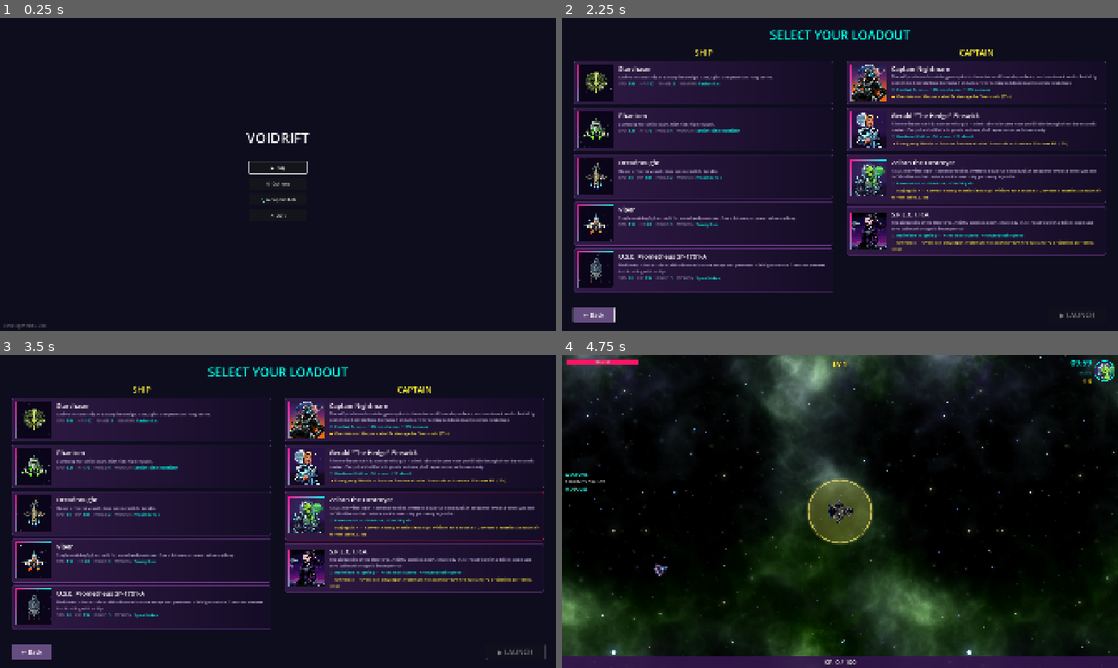
Above: before the commit, frames 1-4 (two rows, left to right).
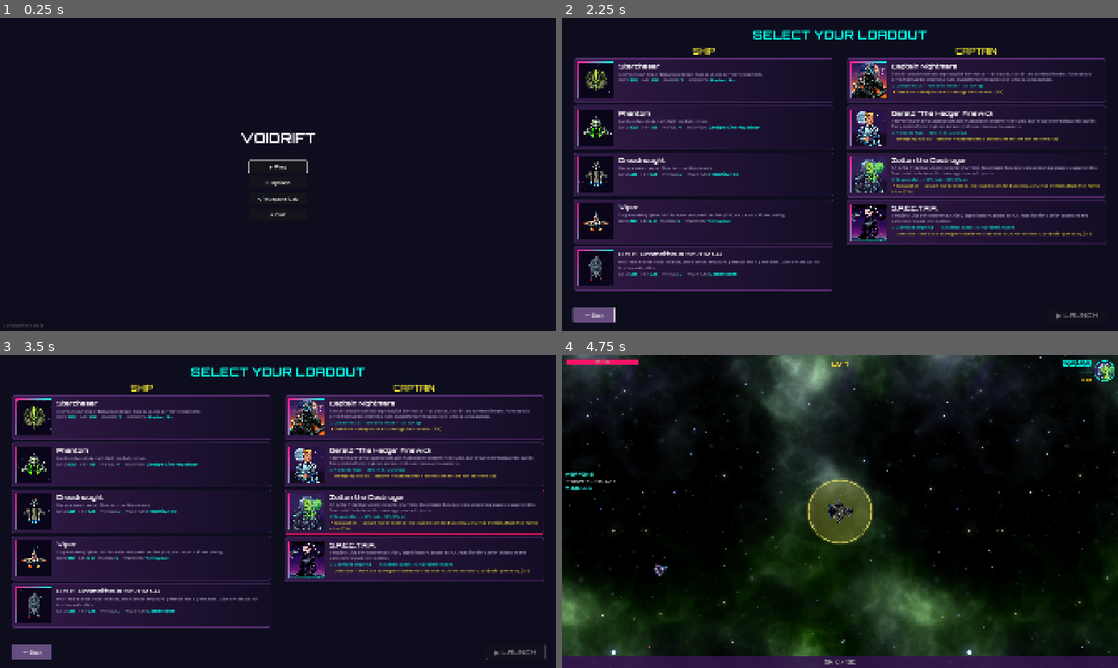
Above: after the commit, the same moments.

Repository: chalkbluffone/voidrift
Game: Godot game, scene res://scenes/ui/main_menu.tscn
Same seed, same stepped clock (60 frames per second), same inputs: the game is played once before the commit and once after it.
Inputs (mouse positions are in pixels of both pictures, inside the frame that each line leads up to):
- Up to frame 1 (0.25 s): no input
- Up to frame 2 (2.25 s): click "▶ Play" at 0.5 s; click "← Back" at 1.25 s; click "▶ Play" at 2 s
- Up to frame 3 (3.5 s): move the mouse to (400, 495) at 2.77 s; hold Right (ui_right) from 2.78 s (still down); hold Q (captain_ability) from 2.78 s (still down); click (400, 495) at 2.92 s
- Up to frame 4 (4.75 s): release Right (ui_right) at 3.5 s; release Q (captain_ability) at 3.5 s; tap Enter (ui_accept) at 3.5 s; drag from (728, 527) to (812, 574) at 3.52 s; click "▶ LAUNCH" at 4.25 s

The runs differ from the first frame. In frame 1, 0.6% of the frame differs, in the area x 1-57%, y 36-100%; in frame 2, 21%; in frame 3, 22%, in the area x 2-98%, y 3-97%; in frame 4, 0.4%.

Commit message:
optimizations, fonts, captain and ship images

Diff:
--- /dev/null
+++ b/assets/default_theme.tres
@@ -0,0 +1,7 @@
+[gd_resource type="Theme" load_steps=2 format=3]
+
+[ext_resource type="FontFile" path="res://assets/fonts/Exo2-Regular.ttf" id="1"]
+
+[resource]
+default_font = ExtResource("1")
+default_font_size = 16
--- a/project.godot
+++ b/project.godot
@@ -38,6 +38,10 @@
 window/size/initial_position_type=3
 window/stretch/mode="canvas_items"
 window/stretch/aspect="expand"
+
+[gui]
+
+theme/custom="res://assets/default_theme.tres"
 
 [input]
 
--- a/scenes/ui/main_menu.tscn
+++ b/scenes/ui/main_menu.tscn
@@ -1,6 +1,7 @@
-[gd_scene load_steps=2 format=3 uid="uid://dmainmenu00001"]
+[gd_scene load_steps=3 format=3 uid="uid://dmainmenu00001"]
 
 [ext_resource type="Script" path="res://scripts/ui/main_menu.gd" id="1_menu"]
+[ext_resource type="FontFile" path="res://assets/fonts/Orbitron-Bold.ttf" id="2_orbitron"]
 
 [node name="MainMenu" type="Control"]
 layout_mode = 3
@@ -37,6 +38,7 @@
 
 [node name="TitleLabel" type="Label" parent="VBoxContainer"]
 layout_mode = 2
+theme_override_fonts/font = ExtResource("2_orbitron")
 theme_override_font_sizes/font_size = 48
 text = "VOIDRIFT"
 horizontal_alignment = 1
@@ -49,24 +51,28 @@
 custom_minimum_size = Vector2(200, 40)
 layout_mode = 2
 size_flags_horizontal = 4
+theme_override_fonts/font = ExtResource("2_orbitron")
 text = "▶ Play"
 
 [node name="OptionsButton" type="Button" parent="VBoxContainer"]
 custom_minimum_size = Vector2(200, 40)
 layout_mode = 2
 size_flags_horizontal = 4
+theme_override_fonts/font = ExtResource("2_orbitron")
 text = "⚙ Options"
 
 [node name="WeaponsLabButton" type="Button" parent="VBoxContainer"]
 custom_minimum_size = Vector2(200, 40)
 layout_mode = 2
 size_flags_horizontal = 4
+theme_override_fonts/font = ExtResource("2_orbitron")
 text = "🔧 Weapons Lab"
 
 [node name="QuitButton" type="Button" parent="VBoxContainer"]
 custom_minimum_size = Vector2(200, 40)
 layout_mode = 2
 size_flags_horizontal = 4
+theme_override_fonts/font = ExtResource("2_orbitron")
 text = "✕ Quit"
 
 [node name="VersionLabel" type="Label" parent="."]
--- a/scenes/ui/options_menu.tscn
+++ b/scenes/ui/options_menu.tscn
@@ -1,6 +1,7 @@
-[gd_scene load_steps=2 format=3 uid="uid://options_menu_001"]
+[gd_scene load_steps=3 format=3 uid="uid://options_menu_001"]
 
 [ext_resource type="Script" path="res://scripts/ui/options_menu.gd" id="1_options"]
+[ext_resource type="FontFile" path="res://assets/fonts/Orbitron-Bold.ttf" id="2_orbitron"]
 
 [node name="OptionsMenu" type="Control"]
 layout_mode = 3
@@ -40,6 +41,7 @@
 
 [node name="Title" type="Label" parent="Panel/VBoxContainer"]
 layout_mode = 2
+theme_override_fonts/font = ExtResource("2_orbitron")
 theme_override_font_sizes/font_size = 28
 text = "OPTIONS"
 horizontal_alignment = 1
--- a/scenes/ui/pause_menu.tscn
+++ b/scenes/ui/pause_menu.tscn
@@ -1,6 +1,7 @@
-[gd_scene load_steps=2 format=3 uid="uid://dpausemenu00001"]
+[gd_scene load_steps=3 format=3 uid="uid://dpausemenu00001"]
 
 [ext_resource type="Script" path="res://scripts/ui/pause_menu.gd" id="1_pause"]
+[ext_resource type="FontFile" path="res://assets/fonts/Orbitron-Bold.ttf" id="2_orbitron"]
 
 [node name="PauseMenu" type="CanvasLayer"]
 layer = 100
@@ -34,6 +35,7 @@
 
 [node name="PausedLabel" type="Label" parent="Panel/VBoxContainer"]
 layout_mode = 2
+theme_override_fonts/font = ExtResource("2_orbitron")
 theme_override_font_sizes/font_size = 32
 text = "PAUSED"
 horizontal_alignment = 1
@@ -96,6 +98,7 @@
 
 [node name="Title" type="Label" parent="OptionsContainer/Panel/VBoxContainer"]
 layout_mode = 2
+theme_override_fonts/font = ExtResource("2_orbitron")
 theme_override_font_sizes/font_size = 24
 text = "OPTIONS"
 horizontal_alignment = 1
--- a/scenes/ui/ship_select.tscn
+++ b/scenes/ui/ship_select.tscn
@@ -1,6 +1,7 @@
-[gd_scene load_steps=2 format=3 uid="uid://dshipselect00001"]
+[gd_scene load_steps=3 format=3 uid="uid://dshipselect00001"]
 
 [ext_resource type="Script" path="res://scripts/ui/ship_select.gd" id="1_script"]
+[ext_resource type="FontFile" path="res://assets/fonts/Orbitron-Bold.ttf" id="2_orbitron"]
 
 [node name="ShipSelect" type="Control"]
 layout_mode = 3
@@ -39,6 +40,7 @@
 [node name="TitleLabel" type="Label" parent="MarginContainer/VBoxContainer"]
 layout_mode = 2
 theme_override_colors/font_color = Color(0, 1, 0.9, 1)
+theme_override_fonts/font = ExtResource("2_orbitron")
 theme_override_font_sizes/font_size = 42
 text = "SELECT YOUR LOADOUT"
 horizontal_alignment = 1
@@ -57,6 +59,7 @@
 [node name="ShipHeader" type="Label" parent="MarginContainer/VBoxContainer/ContentRow/ShipColumn"]
 layout_mode = 2
 theme_override_colors/font_color = Color(1, 0.95, 0.2, 1)
+theme_override_fonts/font = ExtResource("2_orbitron")
 theme_override_font_sizes/font_size = 28
 text = "SHIP"
 horizontal_alignment = 1
@@ -84,6 +87,7 @@
 [node name="CaptainHeader" type="Label" parent="MarginContainer/VBoxContainer/ContentRow/CaptainColumn"]
 layout_mode = 2
 theme_override_colors/font_color = Color(1, 0.95, 0.2, 1)
+theme_override_fonts/font = ExtResource("2_orbitron")
 theme_override_font_sizes/font_size = 28
 text = "CAPTAIN"
 horizontal_alignment = 1
@@ -115,5 +119,6 @@
 [node name="LaunchButton" type="Button" parent="MarginContainer/VBoxContainer/BottomBar"]
 custom_minimum_size = Vector2(200, 50)
 layout_mode = 2
+theme_override_fonts/font = ExtResource("2_orbitron")
 theme_override_font_sizes/font_size = 24
 text = "▶ LAUNCH"
--- a/scripts/ui/game_over.gd
+++ b/scripts/ui/game_over.gd
@@ -11,6 +11,8 @@
 @onready var stardust_label: Label = $VBoxContainer/StatsContainer/StardustLabel
 @onready var retry_button: Button = $VBoxContainer/ButtonsContainer/RetryButton
 @onready var main_menu_button: Button = $VBoxContainer/ButtonsContainer/MainMenuButton
+
+const FONT_HEADER: Font = preload("res://assets/fonts/Orbitron-Bold.ttf")
 
 @onready var RunManager: Node = get_node("/root/RunManager")
 @onready var FileLogger: Node = get_node_or_null("/root/FileLogger")
@@ -65,6 +67,7 @@
 
 func _apply_synthwave_theme() -> void:
 	# Title
+	game_over_label.add_theme_font_override("font", FONT_HEADER)
 	game_over_label.add_theme_font_size_override("font_size", 48)
 	game_over_label.add_theme_color_override("font_outline_color", Color(0.4, 0, 0.1, 1.0))
 	game_over_label.add_theme_constant_override("outline_size", 4)
@@ -76,6 +79,7 @@
 
 	# Buttons - synthwave style
 	for button: Button in [retry_button, main_menu_button]:
+		button.add_theme_font_override("font", FONT_HEADER)
 		button.add_theme_font_size_override("font_size", 22)
 
 
--- a/scripts/ui/hud.gd
+++ b/scripts/ui/hud.gd
@@ -44,6 +44,8 @@
 const COLOR_LEVEL_GLOW: Color = Color(1.0, 0.4, 0.8, 1.0)  # Pink glow for level up
 const COLOR_CREDITS: Color = Color(1.0, 0.85, 0.1, 1.0)  # Gold for credits
 const COLOR_WEAPONS: Color = Color(0.2, 1.0, 0.9, 1.0)  # Cyan-ish
+
+const FONT_HEADER: Font = preload("res://assets/fonts/Orbitron-Bold.ttf")
 
 
 func _ready() -> void:
@@ -107,6 +109,7 @@
 	xp_bar.add_theme_stylebox_override("background", xp_bg)
 
 	# Timer - Cyan
+	timer_label.add_theme_font_override("font", FONT_HEADER)
 	timer_label.add_theme_color_override("font_color", COLOR_TIMER)
 	timer_label.add_theme_color_override("font_outline_color", Color(0, 0.3, 0.4, 1.0))
 	timer_label.add_theme_constant_override("outline_size", 2)
@@ -115,18 +118,22 @@
 	fps_label.add_theme_color_override("font_color", Color(0.0, 0.7, 0.6, 0.7))
 
 	# Level - Neon yellow with glow effect
+	level_label.add_theme_font_override("font", FONT_HEADER)
 	level_label.add_theme_color_override("font_color", COLOR_LEVEL)
 	level_label.add_theme_color_override("font_outline_color", Color(1.0, 0.5, 0.0, 0.8))
 	level_label.add_theme_constant_override("outline_size", 3)
 	_level_base_scale = level_label.scale
 
 	# Credits - Gold
+	credits_label.add_theme_font_override("font", FONT_HEADER)
 	credits_label.add_theme_color_override("font_color", COLOR_CREDITS)
 
 	# Weapons panel
+	weapons_title.add_theme_font_override("font", FONT_HEADER)
 	weapons_title.add_theme_color_override("font_color", COLOR_WEAPONS)
 	weapons_title.add_theme_color_override("font_outline_color", Color(0, 0.25, 0.3, 1.0))
 	weapons_title.add_theme_constant_override("outline_size", 2)
+	modules_title.add_theme_font_override("font", FONT_HEADER)
 	modules_title.add_theme_color_override("font_color", COLOR_WEAPONS)
 	modules_title.add_theme_color_override("font_outline_color", Color(0, 0.25, 0.3, 1.0))
 	modules_title.add_theme_constant_override("outline_size", 2)
@@ -396,6 +403,7 @@
 		label.add_theme_color_override("font_color", Color(1, 1, 1, 0.95))
 		label.add_theme_color_override("font_outline_color", Color(0, 0, 0, 0.8))
 		label.add_theme_constant_override("outline_size", 2)
+		label.add_theme_font_override("font", FONT_HEADER)
 		label.add_theme_font_size_override("font_size", 14)
 		label.tooltip_text = "%s (LV %d)" % [id, level]
 		weapons_list.add_child(label)
@@ -442,6 +450,7 @@
 		label.add_theme_color_override("font_color", Color(1, 1, 1, 0.90))
 		label.add_theme_color_override("font_outline_color", Color(0, 0, 0, 0.8))
 		label.add_theme_constant_override("outline_size", 2)
+		label.add_theme_font_override("font", FONT_HEADER)
 		label.add_theme_font_size_override("font_size", 13)
 		label.tooltip_text = "%s (LV %d)" % [id, level]
 		modules_list.add_child(label)
--- a/scripts/ui/level_up.gd
+++ b/scripts/ui/level_up.gd
@@ -17,6 +17,8 @@
 const COLOR_PANEL_BORDER: Color = Color(1.0, 0.08, 0.4, 1.0)  # Hot pink
 const COLOR_BUTTON: Color = Color(0.67, 0.2, 0.95, 1.0)       # Neon purple
 const COLOR_BUTTON_HOVER: Color = Color(1.0, 0.08, 0.4, 1.0)  # Hot pink
+
+const FONT_HEADER: Font = preload("res://assets/fonts/Orbitron-Bold.ttf")
 
 @onready var GameConfig: Node = get_node("/root/GameConfig")
 @onready var RunManager: Node = get_node("/root/RunManager")
@@ -79,10 +81,12 @@
 
 	# Level up label - big neon yellow
 	level_up_label.add_theme_color_override("font_color", Color(1.0, 0.95, 0.2, 1.0))
+	level_up_label.add_theme_font_override("font", FONT_HEADER)
 	level_up_label.add_theme_font_size_override("font_size", 72)
 
 	# Choose label - cyan
 	choose_label.add_theme_color_override("font_color", Color(0.0, 1.0, 0.9, 1.0))
+	choose_label.add_theme_font_override("font", FONT_HEADER)
 	choose_label.add_theme_font_size_override("font_size", 32)
 
 	# Style the cards
@@ -92,7 +96,9 @@
 	# Style action buttons
 	_style_button(refresh_button, COLOR_BUTTON)
 	_style_button(skip_button, Color(0.5, 0.5, 0.5, 1.0))
+	refresh_button.add_theme_font_override("font", FONT_HEADER)
 	refresh_button.add_theme_font_size_override("font_size", 22)
+	skip_button.add_theme_font_override("font", FONT_HEADER)
 	skip_button.add_theme_font_size_override("font_size", 22)
 
 
@@ -245,10 +251,12 @@
 	desc_label.add_theme_font_size_override("font_size", 20)
 
 	# Style name label font size
+	name_label.add_theme_font_override("font", FONT_HEADER)
 	name_label.add_theme_font_size_override("font_size", 28)
 
 	# Style select button
 	_style_button(button, COLOR_BUTTON)
+	button.add_theme_font_override("font", FONT_HEADER)
 	button.add_theme_font_size_override("font_size", 22)
 
 
--- a/scripts/ui/ship_select.gd
+++ b/scripts/ui/ship_select.gd
@@ -24,6 +24,8 @@
 const CARD_CORNER_RADIUS: int = 8
 const CARD_BORDER_WIDTH: int = 2
 const BUTTON_CORNER_RADIUS: int = 4
+
+const FONT_HEADER: Font = preload("res://assets/fonts/Orbitron-Bold.ttf")
 
 @onready var DataLoader: Node = get_node("/root/DataLoader")
 @onready var RunManager: Node = get_node("/root/RunManager")
@@ -218,6 +220,7 @@
 	# Name
 	var name_label: Label = Label.new()
 	name_label.text = String(data.get("name", ship_id))
+	name_label.add_theme_font_override("font", FONT_HEADER)
 	name_label.add_theme_font_size_override("font_size", 22)
 	name_label.add_theme_color_override("font_color", COLOR_NAME)
 	vbox.add_child(name_label)
@@ -331,6 +334,7 @@
 	# Name
 	var name_label: Label = Label.new()
 	name_label.text = String(data.get("name", captain_id))
+	name_label.add_theme_font_override("font", FONT_HEADER)
 	name_label.add_theme_font_size_override("font_size", 22)
 	name_label.add_theme_color_override("font_color", COLOR_NAME)
 	vbox.add_child(name_label)
@@ -378,12 +382,14 @@
 
 	var lbl: Label = Label.new()
 	lbl.text = label_text + ":"
+	lbl.add_theme_font_override("font", FONT_HEADER)
 	lbl.add_theme_font_size_override("font_size", 13)
 	lbl.add_theme_color_override("font_color", COLOR_STAT_LABEL)
 	pair.add_child(lbl)
 
 	var val: Label = Label.new()
 	val.text = value_text
+	val.add_theme_font_override("font", FONT_HEADER)
 	val.add_theme_font_size_override("font_size", 13)
 	val.add_theme_color_override("font_color", COLOR_STAT_VALUE)
 	pair.add_child(val)
Binary file added: assets/fonts/Audiowide-Regular.ttf
Not shown, added: assets/fonts/Audiowide-Regular.ttf.import
Binary file added: assets/fonts/Exo2-Black.ttf
Not shown, added: assets/fonts/Exo2-Black.ttf.import
Binary file added: assets/fonts/Exo2-BlackItalic.ttf
Not shown, added: assets/fonts/Exo2-BlackItalic.ttf.import
Binary file added: assets/fonts/Exo2-Bold.ttf
Not shown, added: assets/fonts/Exo2-Bold.ttf.import
Binary file added: assets/fonts/Exo2-BoldItalic.ttf
Not shown, added: assets/fonts/Exo2-BoldItalic.ttf.import
Binary file added: assets/fonts/Exo2-ExtraBold.ttf
Not shown, added: assets/fonts/Exo2-ExtraBold.ttf.import
(and 40 more such lines)
